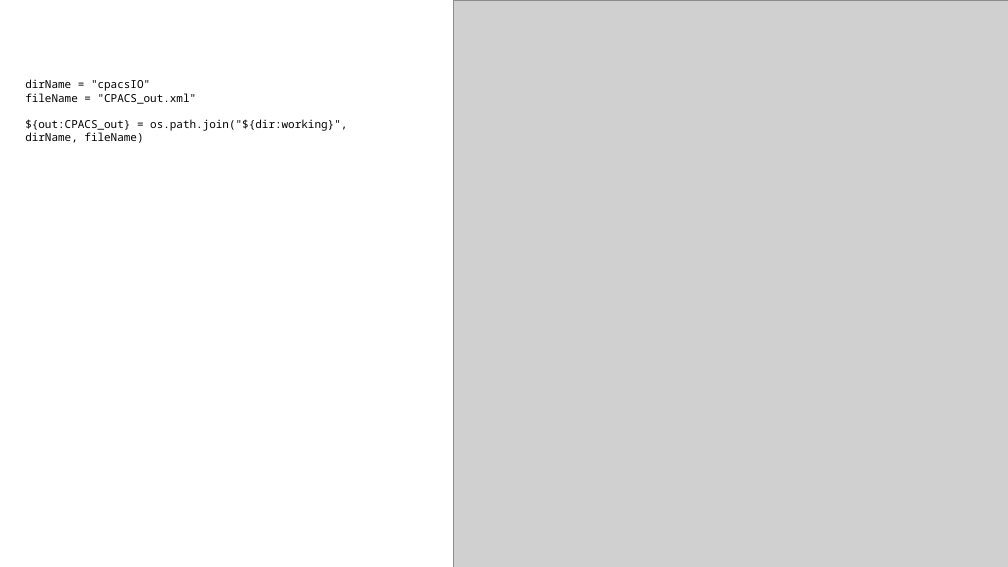
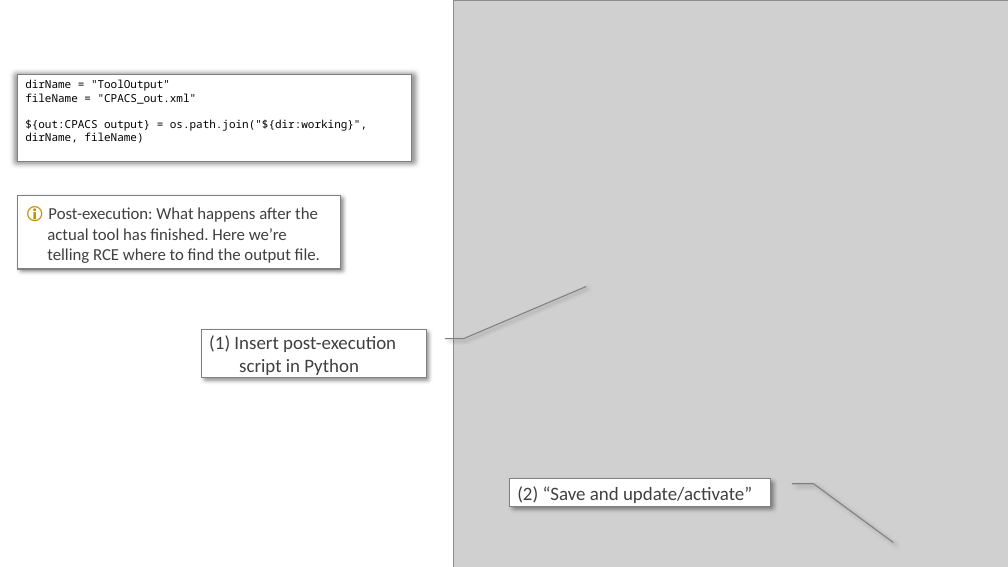
Before and after one commit to DLR-SL/CPACS_Seminar, a slide deck: slide 10 of ToolIntegration/dummyTools/wingModifier/documentation/toolIntegrationSettings.pptx (slide 9 before the commit). Drawn at 1008x567 pixels with LibreOffice and Linux fonts; fonts in the diff are those of the drawing; grey boxes stand for pictures. Boxes give left, top, right and bottom in pixels: in the first picture for what was removed or moved away, otherwise in the second. Text is boxed around its words. In the diff, an @@ line names an element or a change of style, - is before the commit and + after.

Commit message:
improve tool documentation

```diff
--- a/ToolIntegration/dummyTools/wingModifier/documentation/toolIntegrationSettings.pptx
+++ b/ToolIntegration/dummyTools/wingModifier/documentation/toolIntegrationSettings.pptx
@@ rectangle "dirName = "ToolOutput"" resized from (x1=25, y1=79, x2=347, y2=143) to (x1=18, y1=74, x2=412, y2=162) @@
@@ rectangle "dirName = "ToolOutput"" at (x1=18, y1=74, x2=412, y2=162): fill none to #FFFFFF; outline none to #808080 0.75 pt; shadow on @@
@@ text in rectangle at (x1=25, y1=79, x2=170, y2=91): text changed @@
-dirName = "cpacsIO"
+dirName = "ToolOutput"
@@ text in rectangle at (x1=25, y1=119, x2=367, y2=143): text changed @@
-${out:CPACS_out} = os.path.join("${dir:working}", dirName, fileName)
+${out:CPACS output} = os.path.join("${dir:working}", dirName, fileName)
@@ rectangle added at (x1=18, y1=195, x2=340, y2=268), fill #FFFFFF, outline #808080 1 pt, 16 pt, text #404040 @@
+🛈 Post-execution: What happens after the actual tool has finished. Here we’re telling RCE where to find the output file.
@@ border callout added at (x1=202, y1=330, x2=426, y2=378), fill #FFFFFF, outline #808080 1 pt, 18 pt, text #404040 @@
+(1) Insert post-execution script in Python
@@ border callout added at (x1=510, y1=479, x2=771, y2=507), fill #FFFFFF, outline #808080 1 pt, 18 pt, text #404040 @@
+(2) “Save and update/activate”
```
Also in this commit, not shown: 6 other slides changed, 2 slides added, 1 slide removed, 5 other files.
